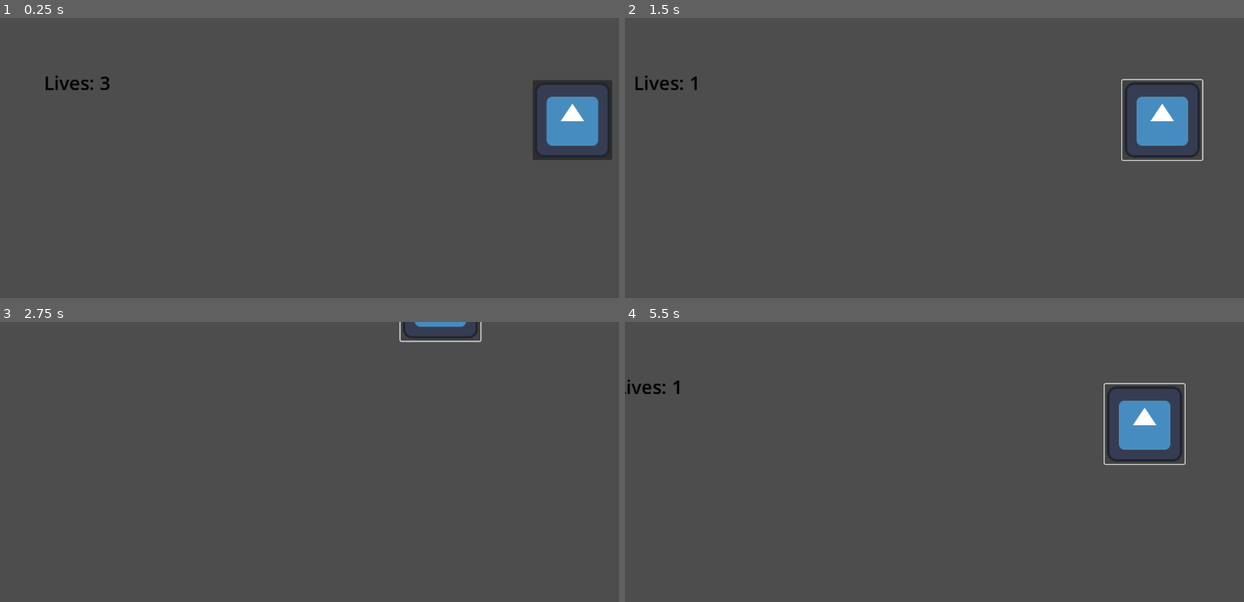
Above: before the commit, frames 1-4 (two rows, left to right).
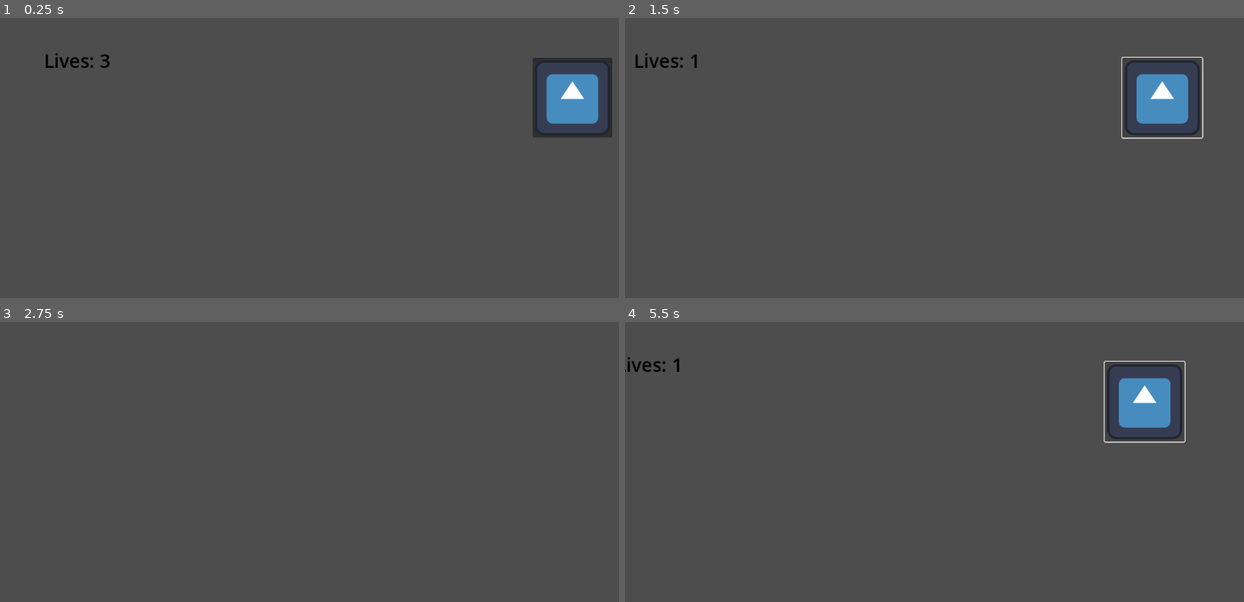
Above: after the commit, the same moments.

Repository: Hyper-Burner/Town-One-2024
Game: Godot game, scene res://Nodes/Scenes/Main.tscn
The game is run twice, just before and just after one commit, with the same random seed, the same clock (stepped at 60 frames per second) and the same inputs. The engine's default icon, where the game draws it, is replaced by a stand-in: a white triangle on a blue panel in a dark square.
Inputs (mouse positions are in pixels of both pictures, inside the frame that each line leads up to; where the layout moved, square brackets give the same spot in the first picture):
- Up to frame 1 (0.25 s): no input
- Up to frame 2 (1.5 s): click (1194, 96) [1194, 118] at 0.5 s; tap Enter at 1.25 s; hold D (Right) from 1.28 s (still down); tap E (Interact) at 1.35 s
- Up to frame 3 (2.75 s): release D (Right) at 2.03 s; hold S (Down) from 2.03 s (still down); tap E (Interact) at 2.1 s
- Up to frame 4 (5.5 s): release S (Down) at 2.78 s; hold D (Right) 2.78-3.53 s; tap E (Interact) every 0.75 s from 2.85 to 5.1 s; hold W (Up) 3.53-4.28 s; hold A (Left) from 4.28 s (still down)

The runs differ from the first frame. In frame 1, 2.7% of the frame differs, in the area x 7-99%, y 12-51%; in frame 2, 2.4%; in frame 3, 0.4%; in frame 4, 2.4%.
Error before the commit: Invalid access to property or key 'minigame' on a base object of type 'Area2D'. (res://Nodes/Scenes/Player.gd:18)

Commit message:
Merge branch 'main' of https://github.com/Hyper-Burner/Town-One-2024

Diff:
--- a/Nodes/Scenes/Player.gd
+++ b/Nodes/Scenes/Player.gd
@@ -1,19 +1,26 @@
 extends CharacterBody2D
 
-@export var speed = 300.0
+@export var speed = 300
 
-var inminigame = false;
+var near_minigame = false
+var in_minigame = false
+var minigame
 
 func _physics_process(delta: float) -> void:
-	if(!inminigame):
-		velocity = Input.get_vector("Left", "Right", "Up", "Down") * speed
+	if(!in_minigame):
+		var direction = Input.get_vector("Left", "Right", "Up", "Down")
+		velocity = direction * speed
 		move_and_slide()
 
-
-func _on_reactor_inminigame() -> void:
-	inminigame = !inminigame
-
+	if near_minigame and Input.is_action_just_pressed("Interact"):
+		print("button pressed") #freeze player
+		in_minigame = !in_minigame
+		print(minigame)
+		var instance = minigame.instantiate()
+		$Camera2D.add_child(instance)
 
 func _on_area_2d_area_entered(area: Area2D) -> void:
-	if area.minigame:
-		area.minigame.instantiate()
+	print(area.minigame)
+	if area is Machine:
+		near_minigame = true
+		minigame = area.get_machine()
--- a/Nodes/Scenes/Reactor.tscn
+++ b/Nodes/Scenes/Reactor.tscn
@@ -1,21 +1,8 @@
-[gd_scene load_steps=4 format=3 uid="uid://dxn7g3ubexnnk"]
+[gd_scene load_steps=3 format=3 uid="uid://dxn7g3ubexnnk"]
 
-[ext_resource type="Script" path="res://Nodes/Scenes/Player.gd" id="1_vcov2"]
+[ext_resource type="Script" path="res://Nodes/Scenes/machine.gd" id="1_6uewv"]
+[ext_resource type="PackedScene" uid="uid://dpwnmdonrj5ws" path="res://Nodes/Scenes/ReactorMinigame.tscn" id="2_svp07"]
 
-[sub_resource type="RectangleShape2D" id="RectangleShape2D_3l6ww"]
-size = Vector2(100, 150)
-
-[sub_resource type="RectangleShape2D" id="RectangleShape2D_rjqdv"]
-size = Vector2(100, 100)
-
-[node name="Area2D" type="Area2D"]
-script = ExtResource("1_vcov2")
-
-[node name="CollisionShape2D" type="CollisionShape2D" parent="."]
-position = Vector2(0, 25)
-shape = SubResource("RectangleShape2D_3l6ww")
-
-[node name="StaticBody2D" type="StaticBody2D" parent="."]
-
-[node name="CollisionShape2D" type="CollisionShape2D" parent="StaticBody2D"]
-shape = SubResource("RectangleShape2D_rjqdv")
+[node name="Machine" type="Area2D"]
+script = ExtResource("1_6uewv")
+minigame = ExtResource("2_svp07")
--- /dev/null
+++ b/Nodes/Scenes/machine.gd
@@ -0,0 +1,7 @@
+extends Area2D
+class_name Machine
+
+@export var minigame : PackedScene
+
+func get_machine():
+	return minigame
